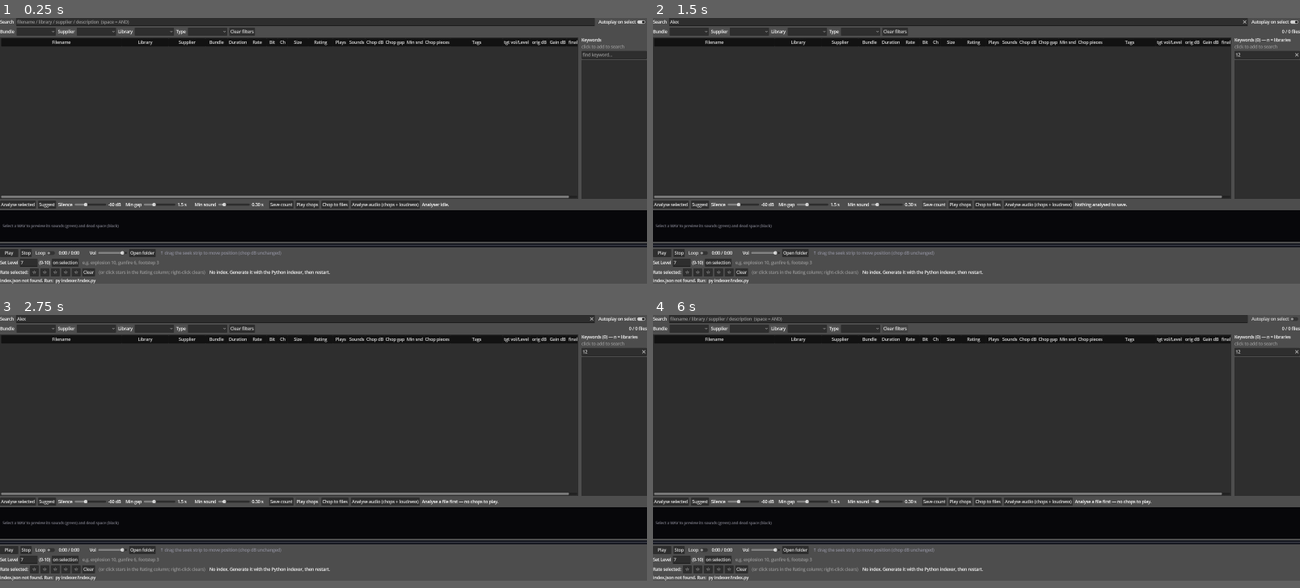
Above: before the commit, frames 1-4 (two rows, left to right).
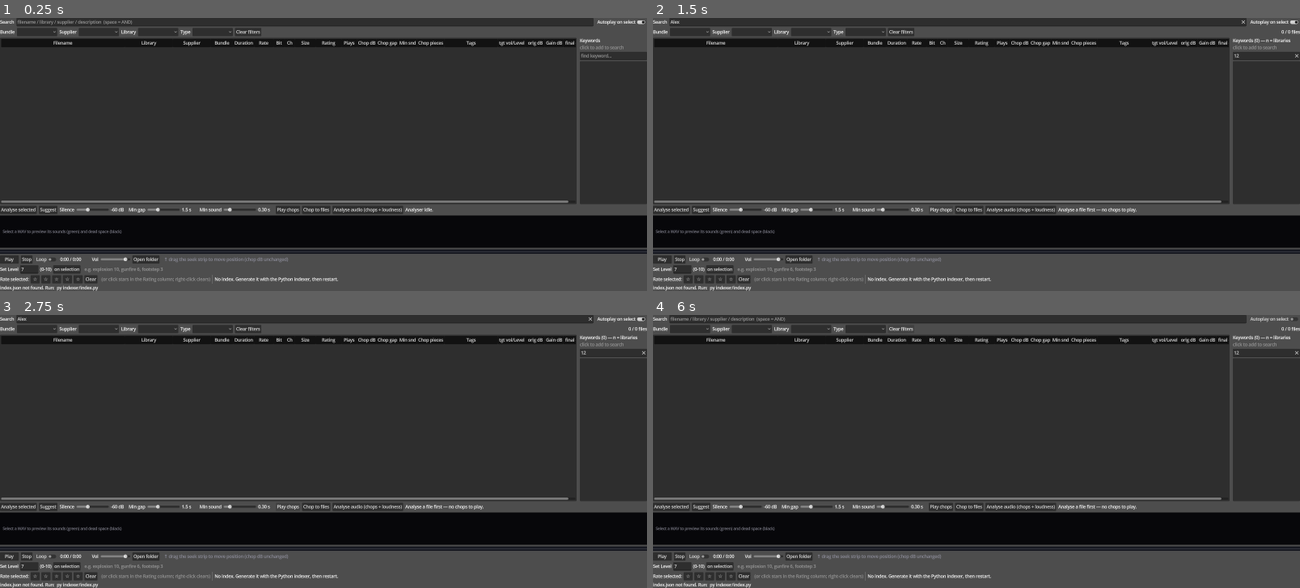
Above: after the commit, the same moments.

Repository: benedictcarter/sound_lib
Game: Godot game, scene res://main.tscn
Same seed, same stepped clock (60 frames per second), same inputs: the game is played once before the commit and once after it.
Inputs (mouse positions are in pixels of both pictures, inside the frame that each line leads up to):
- Up to frame 1 (0.25 s): no input
- Up to frame 2 (1.5 s): click (957, 20) at 0.52 s; type "Alex" at 0.6 s; click (1267, 56) at 0.75 s; type "12" at 0.83 s; click (931, 203) at 1.25 s, where only the run before the commit has a clickable "Save count"
- Up to frame 3 (2.75 s): click "Play chops" at 2 s
- Up to frame 4 (6 s): click "Play chops" at 2.75 s; click "Play" at 3.5 s; click "Play" at 4.25 s; click "Autoplay on select" at 5 s; click "Clear filters" at 5.75 s
In our replay, the window is 800x329 before the commit and 800x338 after it. These sizes can differ from the game's own. Grey fills any space a smaller window leaves; there, only what the larger window draws over its background counts as a difference.

The runs differ from the first frame. In frame 1, 12% of the frame differs, in the area x 0-100%, y 0-100%; in frame 2, 12%; in frame 3, 12%; in frame 4, 12%.

Commit message:
Retire tech debt: remove redundant Sounds column + analyze.py
Sounds (analysis.json) overlapped with Chop pieces (chopping.json); removed the
column, its analysis.json load/save, _get_sounds, the 'Save count' button, and
deleted indexer/analyze.py (which wrote a dead app/analysis.json path the app no
longer read). Columns renumbered (COL_COUNT 21->20). Docs updated.

Co-Authored-By: Claude Opus 4.8 <noreply@anthropic.com>

Diff:
--- a/app/main.gd
+++ b/app/main.gd
@@ -13,34 +13,33 @@
 const COL_BIT := 6
 const COL_CH := 7
 const COL_SIZE := 8
-const COL_RATING := 9   # user data (app/userdata.json)
+const COL_RATING := 9   # user data (userdata.json)
 const COL_PLAYS := 10   # user data (auto-incremented on finished playback)
-const COL_SOUNDS := 11  # analysis: detected sound count (analysis.json)
-const COL_CHOP_DB := 12 # suggested/edited chop silence threshold (chopping.json)
-const COL_CHOP_GAP := 13 # suggested/edited chop min-gap seconds (chopping.json)
-const COL_CHOP_SND := 14 # suggested/edited chop min-sound seconds (chopping.json)
-const COL_CHOP_N := 15  # resulting chop pieces at those settings (chopping.json)
-const COL_TAGS := 16    # user data (your own keywords; editable inline)
-const COL_LEVEL := 17   # user data: desired loudness on a 0-10 perceptual scale; -> Gain dB
-const COL_LOUDNESS := 18 # measured integrated loudness "orig dB", dBFS (loudness.json; read-only)
-const COL_GAIN_DB := 19 # user data: per-track applied playback gain in dB
-const COL_FINAL_DB := 20 # read-only: resulting loudness = orig dB + Gain dB
-const COL_COUNT := 21
+const COL_CHOP_DB := 11 # suggested/edited chop silence threshold (chopping.json)
+const COL_CHOP_GAP := 12 # suggested/edited chop min-gap seconds (chopping.json)
+const COL_CHOP_SND := 13 # suggested/edited chop min-sound seconds (chopping.json)
+const COL_CHOP_N := 14  # resulting chop pieces at those settings (chopping.json)
+const COL_TAGS := 15    # user data (your own keywords; editable inline)
+const COL_LEVEL := 16   # user data: desired loudness on a 0-10 perceptual scale; -> Gain dB
+const COL_LOUDNESS := 17 # measured integrated loudness "orig dB", LUFS (loudness.json; read-only)
+const COL_GAIN_DB := 18 # user data: per-track applied playback gain in dB
+const COL_FINAL_DB := 19 # read-only: resulting loudness = orig dB + Gain dB
+const COL_COUNT := 20
 
 const COL_TITLES := [
 	"Filename", "Library", "Supplier", "Bundle",
-	"Duration", "Rate", "Bit", "Ch", "Size", "Rating", "Plays", "Sounds",
+	"Duration", "Rate", "Bit", "Ch", "Size", "Rating", "Plays",
 	"Chop dB", "Chop gap", "Min snd", "Chop pieces", "Tags",
 	"tgt vol/Level", "orig dB", "Gain dB", "final dB",
 ]
-# Which record field each column sorts/reads. Bundle, Rating, Plays, Sounds,
+# Which record field each column sorts/reads. Bundle, Rating, Plays,
 # Chop dB/gap/snd/pieces, Tags, Level, orig dB, Gain dB and final dB are special-cased.
 const COL_FIELD := [
 	"filename", "library", "supplier", "bundle",
-	"duration", "sample_rate", "bit_depth", "channels", "size", "", "", "", "", "", "", "", "", "", "", "", "",
+	"duration", "sample_rate", "bit_depth", "channels", "size", "", "", "", "", "", "", "", "", "", "", "",
 ]
 const NUMERIC_COLS := [COL_DURATION, COL_RATE, COL_BIT, COL_CH, COL_SIZE,
-	COL_RATING, COL_PLAYS, COL_SOUNDS, COL_CHOP_DB, COL_CHOP_GAP, COL_CHOP_SND, COL_CHOP_N,
+	COL_RATING, COL_PLAYS, COL_CHOP_DB, COL_CHOP_GAP, COL_CHOP_SND, COL_CHOP_N,
 	COL_LEVEL, COL_LOUDNESS, COL_GAIN_DB, COL_FINAL_DB]
 # Columns that support spreadsheet-style multi-cell editing (copy/paste/Del/type
 # across a selection). Driven by the SELECTED column, not hard-wired to Tags.
@@ -72,7 +71,7 @@
 const KW_MIN_LEN := 2       # ignore 1-char tokens
 
 # Default column widths (indices match COL_*). Columns are resizable at runtime.
-const COL_DEFAULT_W := [460, 180, 140, 85, 65, 72, 42, 38, 78, 95, 58, 60, 70, 72, 70, 80, 200, 96, 72, 64, 72]
+const COL_DEFAULT_W := [460, 180, 140, 85, 65, 72, 42, 38, 78, 95, 58, 70, 72, 70, 80, 200, 96, 72, 64, 72]
 const COL_MIN_W := 28       # smallest a column can be dragged to
 const RESIZE_GRAB := 6      # px tolerance around a divider to start a resize
 
@@ -223,10 +222,6 @@
 var _ud_path: String = ""
 var _star_btns: Array = []    # 5 rating buttons in the player bar
 
-# analysis (gap detection) -- { rel_path : {"sounds": int} }, persisted apart.
-var _analysis: Dictionary = {}
-var _an_path: String = ""
-
 # suggested/edited chop params -- { rel_path : {"silence_db","min_gap_s",
 # "min_sound_s","chops"} } or {"continuous": true}. Lives with the audio.
 var _chopping: Dictionary = {}
@@ -346,7 +341,6 @@
 	# survives moving the library and is never touched by repo housekeeping.
 	var data_dir := _data_dir()
 	_ud_path = data_dir.path_join("userdata.json")
-	_an_path = data_dir.path_join("analysis.json")
 	_chop_path = data_dir.path_join("chopping.json")
 	_lo_path = data_dir.path_join("loudness.json")
 	_an_out_path = ProjectSettings.globalize_path("user://envelope.json")
@@ -354,7 +348,6 @@
 	_chop_spec_path = ProjectSettings.globalize_path("user://chop_spec.json")
 	_chop_result_path = ProjectSettings.globalize_path("user://chop_result.json")
 	_load_userdata()
-	_load_analysis()
 	_load_chopping()
 	_load_loudness()
 	_build_ui()
@@ -709,12 +702,6 @@
 	_snd_slider = _add_slider(bar, "Min sound", 0.0, 2.0, 0.05, DEF_MIN_SOUND_S)
 	_snd_lbl = bar.get_child(bar.get_child_count() - 1) as Label
 
-	var save := Button.new()
-	save.text = "Save count"
-	save.tooltip_text = "Store this sound count in the Sounds column"
-	save.pressed.connect(_save_current_count)
-	bar.add_child(save)
-
 	var playchops := Button.new()
 	playchops.text = "Play chops"
 	playchops.tooltip_text = "Play each chop piece in turn with 1 s of silence " \
@@ -979,8 +966,6 @@
 		return _get_rating(rec)
 	if col == COL_PLAYS:
 		return _get_plays(rec)
-	if col == COL_SOUNDS:
-		return _get_sounds(rec)
 	if col == COL_CHOP_DB:
 		return _chop_db_val(rec)
 	if col == COL_CHOP_GAP:
@@ -1065,7 +1050,7 @@
 		_apply_chop_cells(it, rec)
 		_apply_loudness_cell(it, rec)
 		for c in [COL_DURATION, COL_RATE, COL_BIT, COL_CH, COL_SIZE, COL_PLAYS,
-				COL_SOUNDS, COL_CHOP_DB, COL_CHOP_GAP, COL_CHOP_SND, COL_CHOP_N,
+				COL_CHOP_DB, COL_CHOP_GAP, COL_CHOP_SND, COL_CHOP_N,
 				COL_LEVEL, COL_LOUDNESS, COL_GAIN_DB, COL_FINAL_DB]:
 			it.set_text_alignment(c, HORIZONTAL_ALIGNMENT_RIGHT)
 		for c in EDITABLE_COLS:                 # tint editable cells a touch lighter
@@ -1102,8 +1087,6 @@
 	it.set_text(COL_RATING, _stars(rating))
 	var plays := _get_plays(rec)
 	it.set_text(COL_PLAYS, "" if plays == 0 else str(plays))
-	var sc := _get_sounds(rec)
-	it.set_text(COL_SOUNDS, "" if sc <= 0 else str(sc))
 	it.set_text(COL_TAGS, _get_tags(rec))
 	it.set_editable(COL_TAGS, true)            # double-click to edit
 	it.set_tooltip_text(COL_TAGS, "Double-click to edit. Separate keywords with spaces or commas.")
@@ -2015,27 +1998,8 @@
 
 
 # ===========================================================================
-#  Gap analysis / sound-count visualiser
+#  Gap analysis / chop visualiser
 # ===========================================================================
-func _load_analysis() -> void:
-	if not FileAccess.file_exists(_an_path):
-		return
-	var data: Variant = JSON.parse_string(FileAccess.get_file_as_string(_an_path))
-	if typeof(data) == TYPE_DICTIONARY:
-		_analysis = data
-
-
-func _save_analysis() -> void:
-	var f := FileAccess.open(_an_path, FileAccess.WRITE)
-	if f:
-		f.store_string(JSON.stringify(_analysis))
-
-
-func _get_sounds(rec: Dictionary) -> int:
-	var a: Variant = _analysis.get(String(rec.get("path", "")))
-	return int(a.get("sounds", 0)) if typeof(a) == TYPE_DICTIONARY else 0
-
-
 # ----- chop params (chopping.json, beside the audio) -----------------------
 func _load_chopping() -> void:
 	if not FileAccess.file_exists(_chop_path):
@@ -2686,28 +2650,6 @@
 	return segs
 
 
-func _save_current_count() -> void:
-	if typeof(_an_rec) != TYPE_DICTIONARY or _an_levels.is_empty():
-		_an_status.text = "Nothing analysed to save."
-		return
-	var segs := _gd_find_segments(_an_levels, _sil_slider.value,
-		_gap_slider.value, _snd_slider.value, _an_frame_s)
-	var key := String(_an_rec.get("path", ""))
-	_analysis[key] = {
-		"sounds": segs.size(),
-		"silence_db": _sil_slider.value,
-		"min_gap_s": _gap_slider.value,
-		"min_sound_s": _snd_slider.value,
-	}
-	_save_analysis()
-	# refresh the row's Sounds cell
-	var it := _tree.get_selected()
-	if it and it.get_metadata(0) == _an_rec:
-		it.set_text(COL_SOUNDS, str(segs.size()))
-	_an_status.text = "Saved: %s → %d sounds" % [
-		String(_an_rec.get("filename", "")), segs.size()]
-
-
 # ===========================================================================
 #  Formatting helpers
 # ===========================================================================
Not shown, changed: CLAUDE.md
Not shown, changed: README.md
Not shown, removed: indexer/analyze.py
